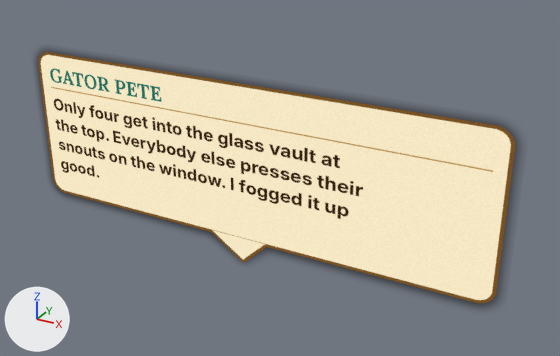
Two versions of the glTF model sb_gator_t3.glb, one commit apart.
Camera for both pictures: a camera (50 mm lens) standing at (1.81, -2.9, 1.48) and looking at (0.18, 0.06, 0.0). The lights are fixed; the arrows at lower left show +X, +Y and +Z. The first picture is the older version. Vertices at exactly the same position are counted once.

Objects in the first picture: 'spire'.
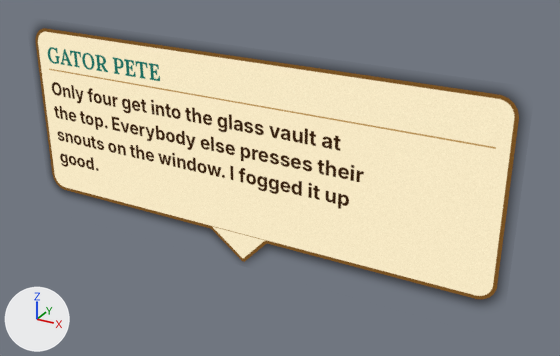
The newer file is also rescaled (x0.885), turned or shifted as a whole; pictures and numbers use the older file's frame.

Where the change shows, as pixel boxes [x1, y1, x2, y2] in the pictures (560 x 356 px):
'spire', reshaped (8% taller): before [37, 51, 517, 306]; after [34, 27, 521, 303]

Edits to the bpy script that builds the scene:
```text
Change me_spire:
    used by ob_spire; location = (0.0, 0.0, 0.0)
    remove me_spire.from_pydata(...)  # 4 vertices, 2 faces; spans x -1.3..1.3, y 0.0, z -0.5..0.5
    add me_spire.from_pydata(...)  # 4 vertices, 2 faces; spans x -1.3..1.3, y 0.0, z -0.5..0.63
    me_spire part 1
    me_spire.vertices[2].co: (1.3, 0.0, 0.5) -> (1.3, 0.0, 0.63)
    me_spire.vertices[3].co: (-1.3, 0.0, 0.5) -> (-1.3, 0.0, 0.63)
```
